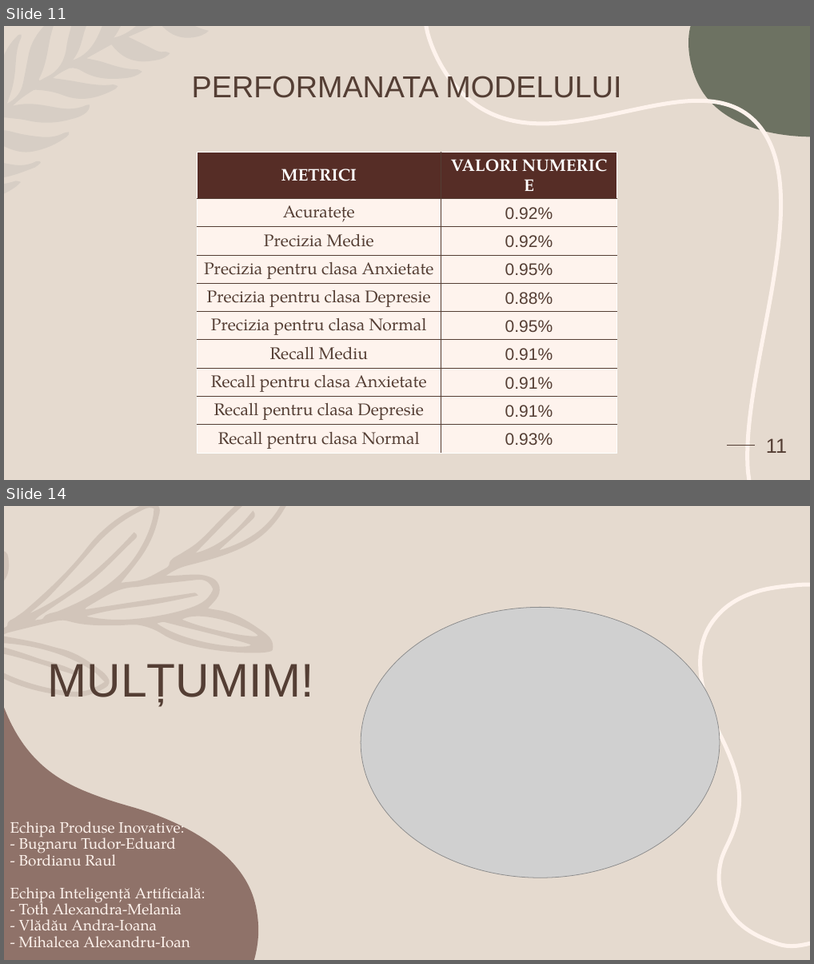
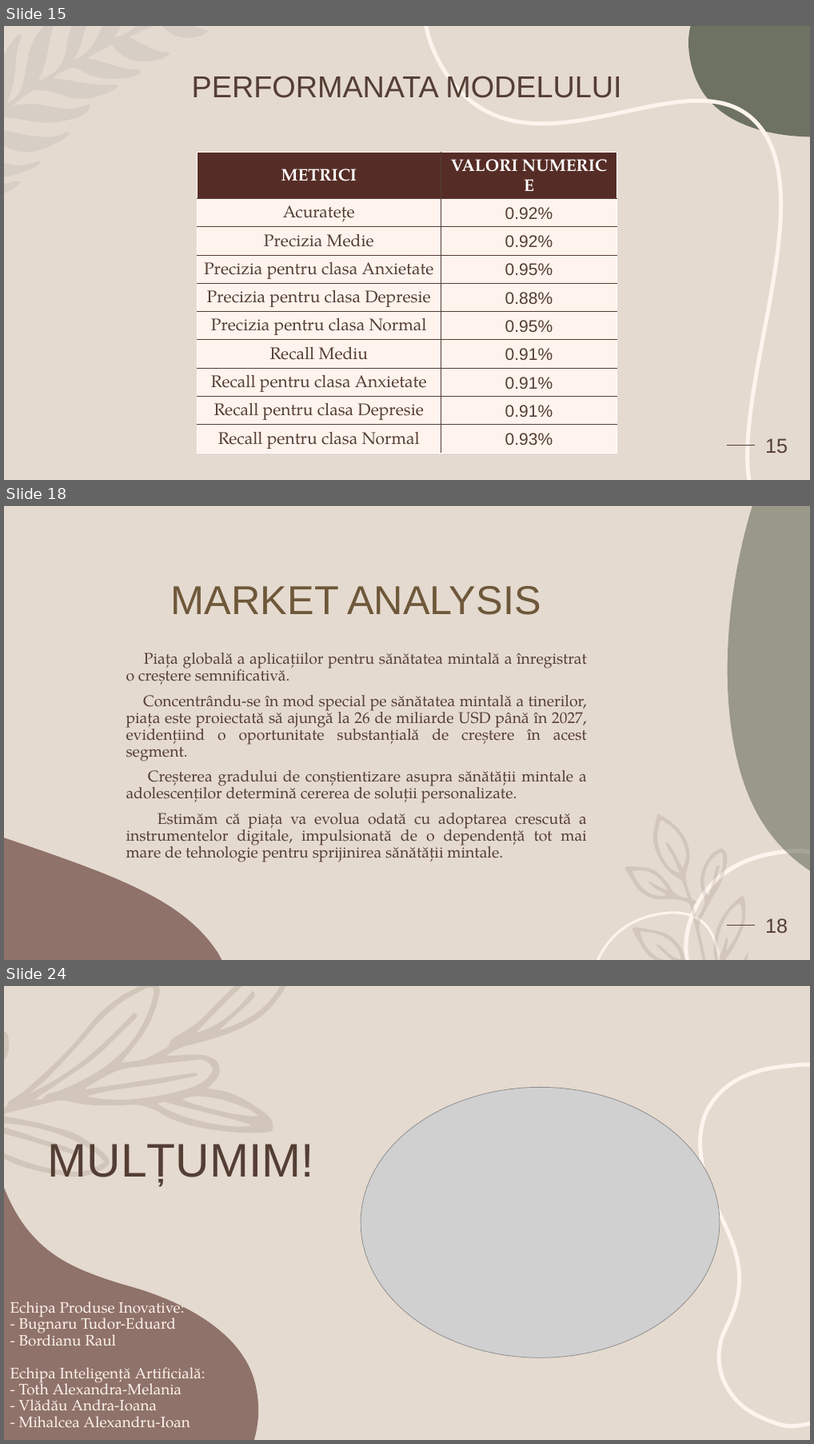
Before and after one commit to Alexandra7a/FuzzyMinds, a slide deck: docs/Teen Mental Health Presentation.pptx. Shown one above the other, each under a label of ours: slides 11 and 14 before the commit, slides 15, 18 and 24 after it; the slides between them are not shown. The pictures are 814x964 and 814x1444 pixels, drawn with LibreOffice and Linux fonts; fonts in the diff are those of the drawing; grey boxes stand for pictures. Boxes give left, top, right and bottom in pixels: in the first picture for what was removed or moved away, otherwise in the second. Text is boxed around its words. In the diff, an @@ line names an element or a change of style, - is before the commit and + after.

```diff
--- a/docs/Teen Mental Health Presentation.pptx
+++ b/docs/Teen Mental Health Presentation.pptx
@@ slide 18 added at bbox=[4, 506, 810, 960], background #E5DACF; not listed: 1 template element that a slide beside it also shows @@
@@ freeform shape added at bbox=[728, 506, 810, 871], fill #4E5745 at 50% opacity @@
@@ title added at bbox=[171, 586, 541, 615], 48 pt, text #6E583A @@
+MARKET ANALYSIS
@@ text added at bbox=[126, 652, 587, 862], 18.5 pt, text #543E34 @@
+Piața globală a aplicațiilor pentru sănătatea mintală a înregistrat o creștere semnificativă.
+Concentrându-se în mod special pe sănătatea mintală a tinerilor, piața este proiectată să ajungă la 26 de miliarde USD până în 2027, evidențiind o oportunitate substanțială de creștere în acest segment.
+Creșterea gradului de conștientizare asupra sănătății mintale a adolescenților determină cererea de soluții personalizate.
+Estimăm că piața va evolua odată cu adoptarea crescută a instrumentelor digitale, impulsionată de o dependență tot mai mare de tehnologie pentru sprijinirea sănătății mintale.
@@ freeform shape added at bbox=[626, 814, 748, 960], fill #543E34 at 12% opacity @@
@@ freeform shape added at bbox=[4, 837, 223, 960], fill #562D26 at 60% opacity @@
@@ freeform shape added at bbox=[686, 851, 810, 960], outline #FEF3ED 5 pt @@
@@ freeform shape added at bbox=[598, 912, 720, 960], outline #FEF3ED 3 pt @@
@@ page number added at bbox=[766, 918, 788, 932], 24 pt, text #543E34 @@
+18
@@ what was slide 11 is now slide 15 @@
@@ page number at bbox=[766, 438, 788, 452]: text changed @@
-11
+15
@@ what was slide 14 is now slide 24 @@
```
Also in this commit, not shown: 5 slides changed, 11 other slides added, 2 slides removed, 1 other file.
